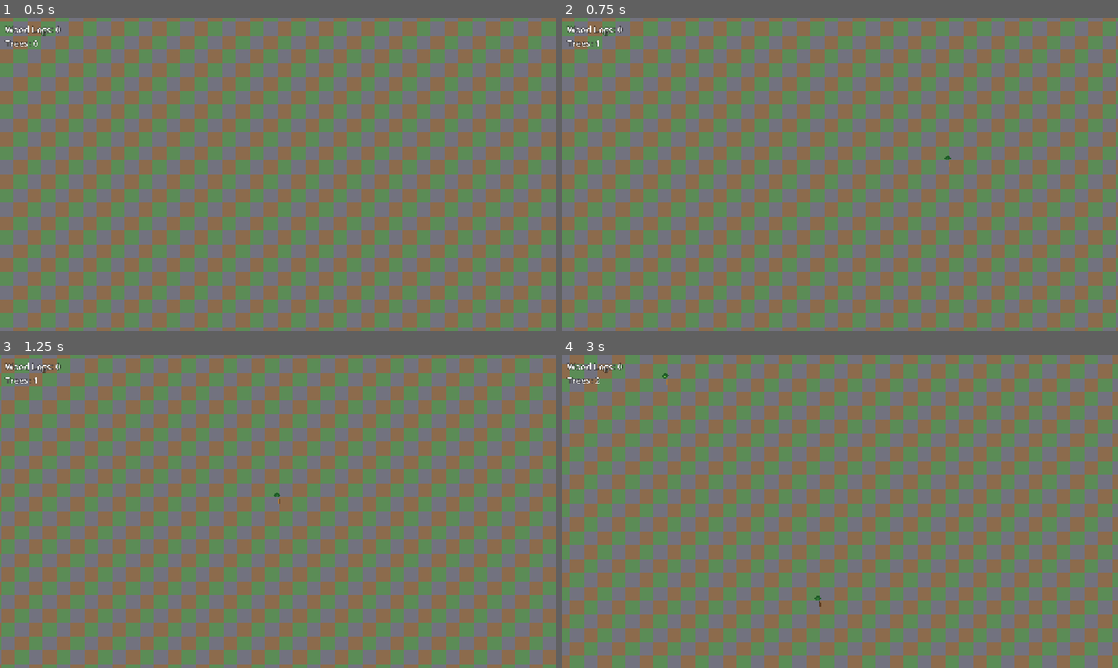
Above: before the commit, frames 1-4 (two rows, left to right).
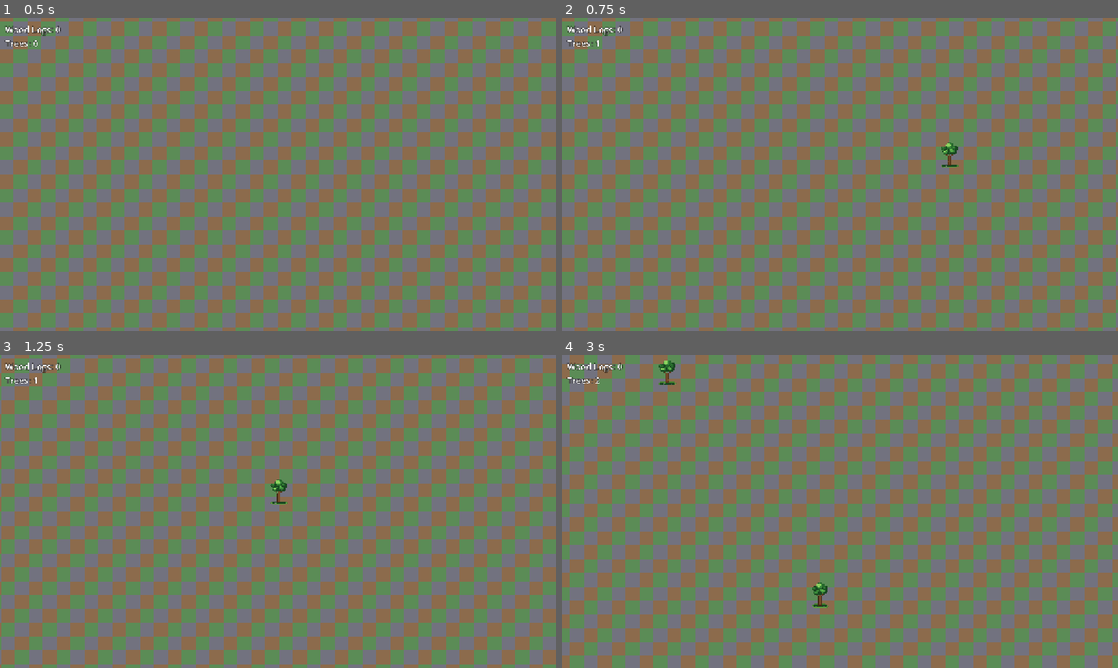
Above: after the commit, the same moments.

Repository: mcchesneyjg-max/Test-Gamer
Game: Godot game, scene res://main.tscn
Same seed, same stepped clock (60 frames per second), same inputs: the game is played once before the commit and once after it.
Inputs (mouse positions are in pixels of both pictures, inside the frame that each line leads up to):
- Up to frame 1 (0.5 s): no input
- Up to frame 2 (0.75 s): tap Enter at 0.5 s; move the mouse to (962, 158) at 0.52 s; hold D (move_right) from 0.53 s (still down); tap T at 0.6 s; click (962, 158) at 0.67 s
- Up to frame 3 (1.25 s): keep holding D (move_right)
- Up to frame 4 (3 s): move the mouse to (728, 527) at 1.27 s; release D (move_right) at 1.28 s; hold S (move_down) 1.28-2.03 s; tap T at 1.35, 2.1, 2.85 s; move the mouse to (895, 442) at 2.02 s; hold D (move_right) 2.03-2.78 s; move the mouse to (812, 574) at 2.77 s; hold W (move_up) from 2.78 s (still down); click (812, 574) at 2.92 s

Frame 1 is identical in both runs. In frame 2, 0.1% of the frame differs, in the area x 68-72%, y 39-48%; in frame 3, 0.1%; in frame 4, 0.3%, in the area x 17-48%, y 1-81%.

Commit message:
Art pass v2: detailed cozy forest pixel sprites
- Upgrade mature tree to 48x64 with layered canopy, gnarled trunk, grass base
- Enhance lumber camp, warehouse, and hauler station at 48x48 with shading
- Add 4-frame hauler walk cycle at 24x24 and larger wood log sprite
- Anchor tall/wide sprites on 32x32 tile grid; gameplay unchanged
- Regenerate via game/tools/generate_sprites.py

Co-authored-by: mcchesneyjg-max <mcchesneyjg-max@users.noreply.github.com>

Diff:
--- a/game/project.godot
+++ b/game/project.godot
@@ -13,7 +13,7 @@
 config/name="City Siege"
 config/description="Pixel city-builder with supply chains and siege defense."
 run/main_scene="res://main.tscn"
-config/features=PackedStringArray("4.7", "Forward Plus")
+config/features=PackedStringArray("4.3", "Forward Plus")
 config/icon="res://icon.svg"
 
 [autoload]
--- a/game/scenes/hauler_station.tscn
+++ b/game/scenes/hauler_station.tscn
@@ -7,6 +7,7 @@
 script = ExtResource("1_station")
 
 [node name="Sprite" type="Sprite2D" parent="."]
+position = Vector2(-8, -16)
 texture_filter = 0
 centered = false
 texture = ExtResource("2_sprite")
--- a/game/scenes/hauler_worker.tscn
+++ b/game/scenes/hauler_worker.tscn
@@ -7,10 +7,12 @@
 script = ExtResource("1_worker")
 
 [node name="Body" type="AnimatedSprite2D" parent="."]
+scale = Vector2(1.2, 1.2)
 texture_filter = 0
 
 [node name="Cargo" type="Sprite2D" parent="."]
 visible = false
 texture_filter = 0
-position = Vector2(0, -9)
+position = Vector2(0, -12)
+scale = Vector2(0.9, 0.9)
 texture = ExtResource("2_log")
--- a/game/scenes/lumber_camp.tscn
+++ b/game/scenes/lumber_camp.tscn
@@ -8,6 +8,7 @@
 script = ExtResource("1_camp")
 
 [node name="Sprite" type="Sprite2D" parent="."]
+position = Vector2(-8, -16)
 texture_filter = 0
 centered = false
 texture = ExtResource("3_sprite")
--- a/game/scenes/mature_tree.tscn
+++ b/game/scenes/mature_tree.tscn
@@ -7,6 +7,7 @@
 script = ExtResource("1_tree")
 
 [node name="Sprite" type="Sprite2D" parent="."]
+position = Vector2(-8, -32)
 texture_filter = 0
 centered = false
 texture = ExtResource("2_sprite")
--- a/game/scenes/warehouse_building.tscn
+++ b/game/scenes/warehouse_building.tscn
@@ -8,6 +8,7 @@
 script = ExtResource("1_warehouse")
 
 [node name="Sprite" type="Sprite2D" parent="."]
+position = Vector2(-8, -16)
 texture_filter = 0
 centered = false
 texture = ExtResource("3_sprite")
--- a/game/scripts/dev_screenshot.gd
+++ b/game/scripts/dev_screenshot.gd
@@ -17,6 +17,8 @@
 		call_deferred("_capture_task7")
 	elif "--screenshot-art-pass" in OS.get_cmdline_args():
 		call_deferred("_capture_art_pass")
+	elif "--screenshot-art-pass-v2" in OS.get_cmdline_args():
+		call_deferred("_capture_art_pass_v2")
 
 func _capture_task2() -> void:
 	var tilemap: TileMap = get_parent().get_node("TileMap")
@@ -229,3 +231,44 @@
 	var output_path := output_dir.path_join("art-pass-after.png")
 	get_viewport().get_texture().get_image().save_png(output_path)
 	get_tree().quit()
+
+func _capture_art_pass_v2() -> void:
+	var tilemap: TileMap = get_parent().get_node("TileMap")
+	var camera: Camera2D = get_parent().get_node("Camera2D")
+	camera.position = Vector2(125, 124) * 32
+	camera.zoom = Vector2(3, 3)
+
+	var tree_coords := [Vector2i(116, 122), Vector2i(117, 125), Vector2i(119, 121)]
+	for coords in tree_coords:
+		var tree := MATURE_TREE_SCENE.instantiate()
+		tree.position = tilemap.map_to_local(coords)
+		tilemap.add_child(tree)
+
+	var camp_scene := preload("res://scenes/lumber_camp.tscn")
+	var camp = camp_scene.instantiate()
+	camp.position = tilemap.map_to_local(Vector2i(118, 124))
+	tilemap.add_child(camp)
+	await get_tree().process_frame
+	camp.deposit_to_output(3)
+
+	var warehouse_scene := preload("res://scenes/warehouse_building.tscn")
+	var warehouse = warehouse_scene.instantiate()
+	warehouse.position = tilemap.map_to_local(Vector2i(132, 124))
+	tilemap.add_child(warehouse)
+
+	var station_scene := preload("res://scenes/hauler_station.tscn")
+	var station = station_scene.instantiate()
+	station.position = tilemap.map_to_local(Vector2i(125, 127))
+	station.hauler_count = 1
+	tilemap.add_child(station)
+
+	await get_tree().create_timer(0.3).timeout
+	for worker in get_tree().get_nodes_in_group("hauler_worker"):
+		worker.move_speed = 220.0
+
+	await get_tree().create_timer(1.0).timeout
+	var output_dir := ProjectSettings.globalize_path("res://").path_join("screenshots")
+	DirAccess.make_dir_absolute(output_dir)
+	var output_path := output_dir.path_join("art-pass-v2-after.png")
+	get_viewport().get_texture().get_image().save_png(output_path)
+	get_tree().quit()
--- a/game/scripts/hauler_worker.gd
+++ b/game/scripts/hauler_worker.gd
@@ -4,6 +4,8 @@
 
 const ARRIVE_DISTANCE := 8.0
 const WALK_SHEET := preload("res://assets/sprites/hauler_worker_walk.png")
+const FRAME_SIZE := 24
+const WALK_FRAMES := 4
 
 @export var move_speed: float = 90.0
 
@@ -37,15 +39,15 @@
 	frames.set_animation_loop(&"idle", true)
 	frames.set_animation_speed(&"idle", 1.0)
 
-	for i in 2:
+	for i in WALK_FRAMES:
 		var atlas := AtlasTexture.new()
 		atlas.atlas = WALK_SHEET
-		atlas.region = Rect2(i * 16, 0, 16, 16)
+		atlas.region = Rect2(i * FRAME_SIZE, 0, FRAME_SIZE, FRAME_SIZE)
 		frames.add_frame(&"walk", atlas)
 
 	var idle_atlas := AtlasTexture.new()
 	idle_atlas.atlas = WALK_SHEET
-	idle_atlas.region = Rect2(0, 0, 16, 16)
+	idle_atlas.region = Rect2(0, 0, FRAME_SIZE, FRAME_SIZE)
 	frames.add_frame(&"idle", idle_atlas)
 
 	_body.sprite_frames = frames
Binary file changed: game/assets/sprites/hauler_station.png
Binary file changed: game/assets/sprites/hauler_worker.png
Binary file changed: game/assets/sprites/hauler_worker_walk.png
Binary file changed: game/assets/sprites/lumber_camp.png
Binary file changed: game/assets/sprites/mature_tree.png
Binary file changed: game/assets/sprites/warehouse.png
Binary file changed: game/assets/sprites/wood_log.png
Binary file added: game/assets/sprites/wood_log_pile.png
Not shown, added: game/assets/sprites/wood_log_pile.png.import
Not shown, added: game/screenshots/art-pass-after.png.import
Binary file added: game/screenshots/art-pass-v2-after.png
Not shown, added: game/screenshots/task2-trees.png.import
(and 7 more such lines)
